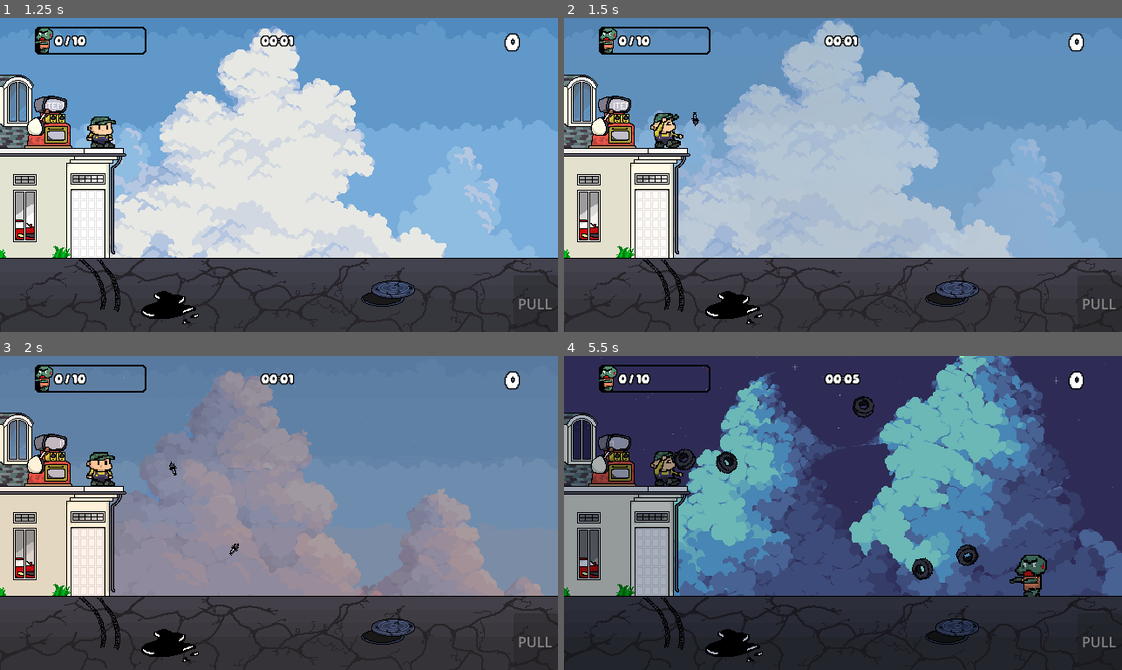
Above: before the commit, frames 1-4 (two rows, left to right).
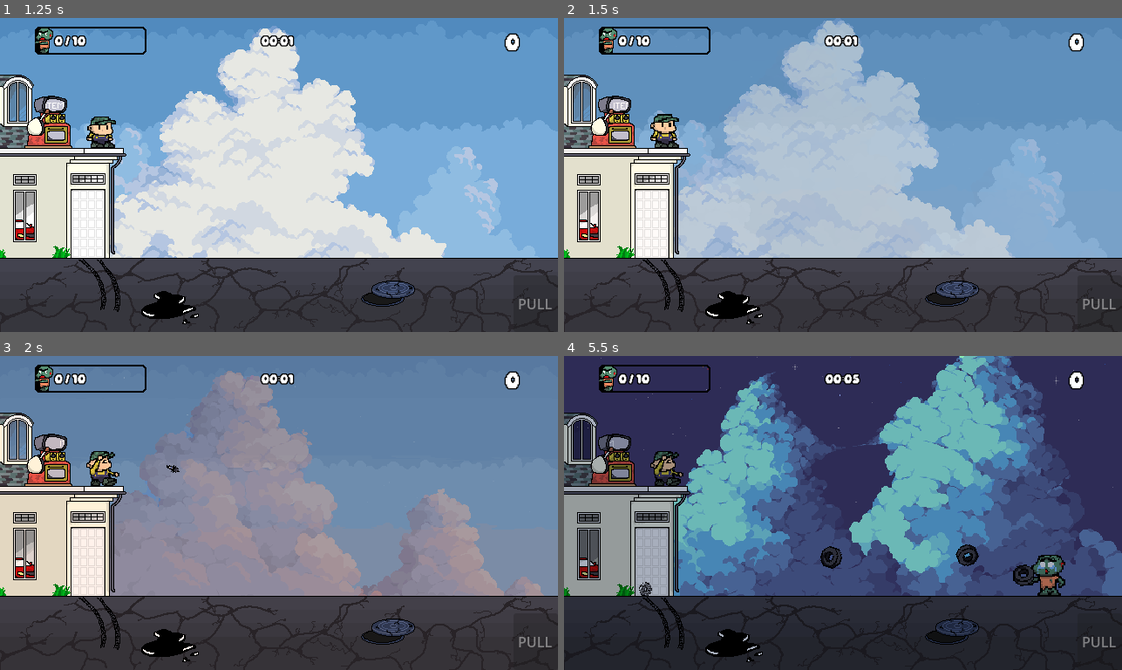
Above: after the commit, the same moments.

Repository: RayhanSP/gamedev-solo
Game: Godot game, scene res://scenes/main.tscn
The game is run twice, just before and just after one commit, with the same random seed, the same clock (stepped at 60 frames per second) and the same inputs.
Inputs (mouse positions are in pixels of both pictures, inside the frame that each line leads up to):
- Up to frame 1 (1.25 s): click (16, 36) at 0.5 s
- Up to frame 2 (1.5 s): tap Enter (gacha_pull) at 1.25 s; hold Right (ui_right) from 1.28 s (still down); hold Enter (gacha_pull) from 1.28 s (still down)
- Up to frame 3 (2 s): keep holding Right (ui_right); keep holding Enter (gacha_pull); tap Space (throw_item) at 1.55 s
- Up to frame 4 (5.5 s): release Enter (gacha_pull) at 2.03 s; tap Space (throw_item) at 2.1, 3.05, 3.6, 4.55, 5.1 s; tap Enter (gacha_pull) at 2.3, 3.8, 5.3 s; release Right (ui_right) at 2.78 s; hold Left (ui_left) 2.78-3.53 s; hold Enter (gacha_pull) 2.78-3.53 s; hold Right (ui_right) 3.53-5.03 s; hold Enter (gacha_pull) 4.28-5.03 s; hold Left (ui_left) from 5.03 s (still down)

Frame 1 is identical in both runs. In frame 2, 0.3% of the frame differs, in the area x 15-25%, y 30-42%; in frame 3, 0.4%; in frame 4, 2.0%, in the area x 13-90%, y 12-77%.

Commit message:
fix: end stats is now functional

Diff:
--- a/scripts/game_over_ui.gd
+++ b/scripts/game_over_ui.gd
@@ -9,16 +9,18 @@
 	btn_replay.pressed.connect(_on_replay_pressed)
 	btn_menu.pressed.connect(_on_menu_pressed)
 
-# Fungsi ini nanti dipanggil oleh main.gd buat ngoper data
+# Fungsi ini dipanggil oleh main.gd buat ngoper data statistik akhir
 func set_stats(durasi, skor, gacha, item_dict):
 	var teks = "Survived: %d secs\n" % durasi
 	teks += "Score: %d\n" % skor
 	teks += "Gacha Pull: %d times\n" % gacha
 	teks += "Items used:\n"
-	teks += "- Spark Plug: %d\n" % item_dict.get("Busi", 0)
-	teks += "- Used Tires: %d\n" % item_dict.get("Ban", 0)
-	teks += "- Metal Gear: %d\n" % item_dict.get("MetalGear", 0)
-	teks += "- Battery: %d" % item_dict.get("Aki", 0)
+
+	# Pastikan keys di sini sesuai dengan dictionary yang dikirim dari main.gd
+	teks += "- Spark Plug: %d\n" % item_dict.get("item_busi", 0)
+	teks += "- Used Tires: %d\n" % item_dict.get("item_ban", 0)
+	teks += "- Metal Gear: %d\n" % item_dict.get("item_metal_gear", 0)
+	teks += "- Battery: %d" % item_dict.get("item_battery", 0)
 
 	stats_label.text = teks
 
@@ -28,7 +30,8 @@
 	get_tree().reload_current_scene()
 
 func _on_menu_pressed():
-	# Unpause game dan pindah ke scene main menu (sesuaikan nama file main menu lu nanti)
+	# Unpause game dan pindah ke scene main menu
 	get_tree().paused = false
 	print("Pindah ke Main Menu!")
+	# Jika sudah ada scene menu:
 	# get_tree().change_scene_to_file("res://main_menu.tscn")
--- a/scripts/main.gd
+++ b/scripts/main.gd
@@ -23,7 +23,7 @@
 var score: int = 0
 var gacha_count: int = 0
 var total_duration: float = 0.0
-var items_used: Dictionary = {"Busi": 0, "Ban": 0, "MetalGear": 0, "Aki": 0}
+var items_used: Dictionary = {"item_busi": 0, "item_ban": 0, "item_metal_gear": 0, "item_battery": 0}
 var gacha_points_progress: int = 0
 
 # === VARIABEL SISTEM WAKTU ===
@@ -146,18 +146,31 @@
 	score += points
 	score_label.text = str(score)
 
-	gacha_points_progress += points
-	if gacha_points_progress >= 5:
-		var charges_gained = int(gacha_points_progress / 5)
-		gacha_points_progress = gacha_points_progress % 5
+	# --- ANIMASI FUNKY UNTUK SCORE ---
+	score_label.pivot_offset = score_label.size / 2.0
+	var score_tween = create_tween()
+	score_tween.tween_property(score_label, "scale", Vector2(1.3, 0.7), 0.05)
+	score_tween.tween_property(score_label, "scale", Vector2(0.8, 1.3), 0.1)
+	score_tween.tween_property(score_label, "scale", Vector2(1.0, 1.0), 0.2).set_trans(Tween.TRANS_BOUNCE).set_ease(Tween.EASE_OUT)
 
-		# Suruh mesin gacha nambahin charge
-		if vending_machine and vending_machine.has_method("add_charge"):
-			vending_machine.add_charge(charges_gained)
+	# --- LOGIKA GACHA NON-AKUMULATIF ---
+	# Cuma nambah progress kalau gacha belum ready (charges == 0)
+	if vending_machine and vending_machine.available_charges == 0:
+		gacha_points_progress += points
+		if gacha_points_progress >= 5:
+			# Langsung kasih 1 charge aja, poin sisanya hangus!
+			vending_machine.add_charge(1)
+			gacha_points_progress = 0
 
-func record_gacha(): gacha_count += 1
+func record_gacha():
+	gacha_count += 1
+
 func record_item_use(item_name):
-	if items_used.has(item_name): items_used[item_name] += 1
+	# Fungsi ini dipanggil dari player.gd saat ngelempar
+	if items_used.has(item_name):
+		items_used[item_name] += 1
+	else:
+		items_used[item_name] = 1 # Jaga-jaga kalau ada item baru
 
 # --- FUNGSI SPAWNER & WAKTU ---
 func _kalkulasi_delay_spawn():
--- a/scripts/player.gd
+++ b/scripts/player.gd
@@ -22,7 +22,8 @@
 		projectile_scene = ammo_list[0]
 
 func _process(delta):
-	if Input.is_action_pressed("ui_accept"):
+	# UBAHAN KEYBINDING: Pakai "throw_item" (Space)
+	if Input.is_action_pressed("throw_item"):
 		is_charging = true
 
 		var ammo_name = ""
@@ -39,7 +40,8 @@
 			update_trajectory()
 			line_2d.show()
 
-	if Input.is_action_just_released("ui_accept") and is_charging:
+	# UBAHAN KEYBINDING: Pakai "throw_item" (Space)
+	if Input.is_action_just_released("throw_item") and is_charging:
 		anim.play("throw")
 		throw_item()
 		current_power = 0.0
@@ -54,7 +56,6 @@
 
 func update_trajectory():
 	line_2d.clear_points()
-
 	var pos = throw_point.position
 	var direction = Vector2.RIGHT.rotated(deg_to_rad(throw_angle))
 	var vel = direction * current_power
@@ -72,10 +73,15 @@
 
 		var ammo_name = projectile_scene.resource_path.get_file().get_basename()
 
+		# --- TRACKING ITEM DIGUNAKAN KE MAIN SCENE ---
+		var main_scene = get_tree().current_scene
+		if main_scene.has_method("record_item_use"):
+			main_scene.record_item_use(ammo_name)
+		# ---------------------------------------------
+
 		if ammo_name == "item_metal_gear":
 			projectile.global_position = throw_point.global_position
 			projectile.gravity_scale = 1.0
-
 			var fall_direction = Vector2(-100, 220.0).normalized()
 			projectile.apply_central_impulse(fall_direction * current_power)
 		else:
@@ -84,9 +90,7 @@
 			projectile.apply_central_impulse(direction * current_power)
 
 func cycle_ammo():
-	if ammo_list.is_empty():
-		return
-
+	if ammo_list.is_empty(): return
 	current_ammo_index = (current_ammo_index + 1) % ammo_list.size()
 	projectile_scene = ammo_list[current_ammo_index]
 	var ammo_name = projectile_scene.resource_path.get_file().get_basename()
--- a/scripts/vending_machine.gd
+++ b/scripts/vending_machine.gd
@@ -20,6 +20,12 @@
 	# Default tombol mati di awal
 	gacha_btn.disabled = true
 	update_machine_state()
+
+# --- FUNGSI INPUT (ENTER UNTUK GACHA) ---
+func _input(event):
+	# Pastikan tombol ditekan, dan game tidak sedang Game Over/Paused
+	if event.is_action_pressed("gacha_pull") and not get_tree().paused:
+		_on_gacha_btn_pressed()
 
 # Fungsi untuk dipanggil dari main.gd saat poin mencapai 5
 func add_charge(amount):
@@ -53,6 +59,10 @@
 func _on_gacha_btn_pressed():
 	if is_gacha_running or available_charges <= 0: return
 
+	var main_scene = get_tree().current_scene
+	if main_scene.has_method("record_gacha"):
+		main_scene.record_gacha()
+
 	print(">> Memulai Proses Gacha...")
 	is_gacha_running = true
 	gacha_btn.disabled = true
